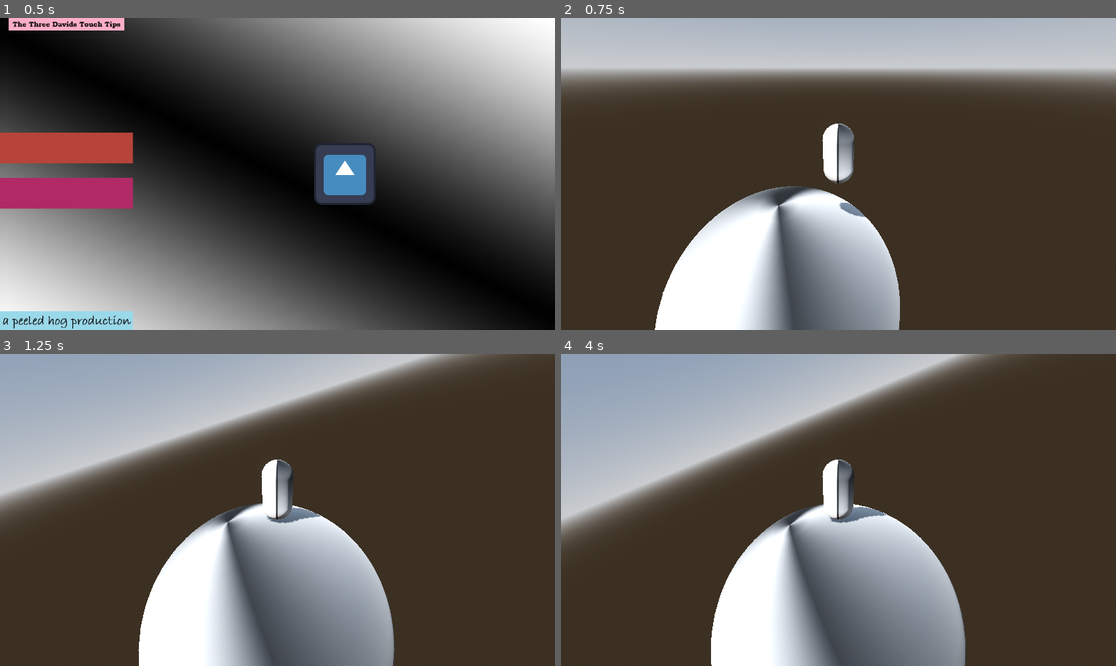
Above: before the commit, frames 1-4 (two rows, left to right).
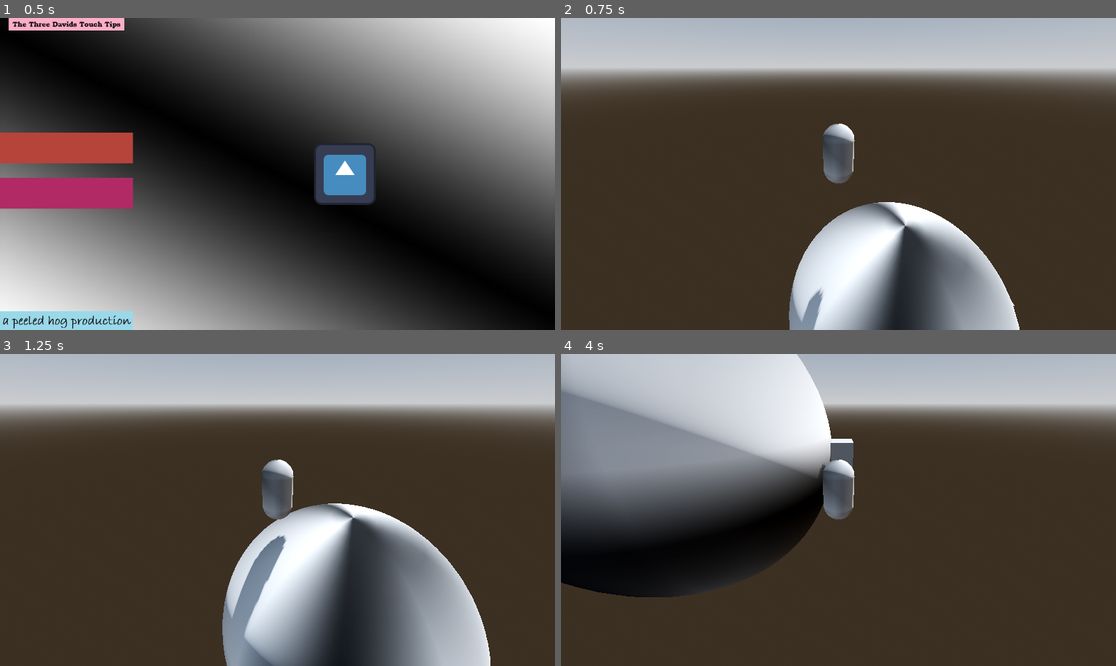
Above: after the commit, the same moments.

Repository: boner-cmd/effective-octo-pancake
Game: Godot game, scene res://Scenes/TitleScreen.tscn
The game is run twice, just before and just after one commit, with the same random seed, the same clock (stepped at 60 frames per second) and the same inputs. The engine's default icon, where the game draws it, is replaced by a stand-in: a white triangle on a blue panel in a dark square.
Inputs (mouse positions are in pixels of both pictures, inside the frame that each line leads up to):
- Up to frame 1 (0.5 s): no input
- Up to frame 2 (0.75 s): click (627, 149) at 0.5 s
- Up to frame 3 (1.25 s): no input
- Up to frame 4 (4 s): hold D (right) 1.28-2.03 s; tap Space (jump) at 1.35, 1.52, 1.82, 2.1, 2.27, 2.57, 2.85, 3.6, 3.77 s; hold S (down) 2.03-2.78 s; hold D (right) 2.78-3.53 s; hold W (up) from 3.53 s (still down)

Frame 1 is identical in both runs. In frame 2, 22% of the frame differs, in the area x 16-83%, y 33-100%; in frame 3, 49%; in frame 4, 58%, in the area x 0-100%, y 0-100%.

Commit message:
unfucking character controller AGAIN

Diff:
--- a/Character Scenes/character_body_3d.gd
+++ /dev/null
@@ -1,38 +0,0 @@
-extends CharacterBody3D
-
-@export var gravity_strength :float = -12
-@export var jump_impulse:= 3.0
-@export var planet : StaticBody3D
-
-var last_movement_direction := Vector3.FORWARD
-
-var grav_vector : Vector3 = Vector3(0,0,0)
-var player_vector : Vector3 = Vector3(0,0,0)
-var xform : Transform3D
-
-
-func grav_calc():
-	if planet:
-		grav_vector = planet.position - position
-		player_vector = position - planet.position
-		up_direction = -grav_vector
-	else:
-		grav_vector = Vector3(0.0, 0.0, 0.0)
-
-func align_with_floor(floor_normal):
-	xform = global_transform
-	xform.basis.y = floor_normal
-	xform.basis.x = -xform.basis.z.cross(floor_normal)
-	xform.basis = xform.basis.orthonormalized()
-
-func _physics_process(delta: float) -> void:
-
-	# Add the gravity.
-	grav_calc()
-	velocity = grav_vector
-	#align character with floor
-	if is_on_floor():
-		align_with_floor($RayCast3D.get_collision_normal())
-		global_transform = global_transform.interpolate_with(xform, 0.1)
-
-	move_and_slide()
--- /dev/null
+++ b/Character Scenes/player_character.gd
@@ -0,0 +1,28 @@
+extends CharacterBody3D
+
+
+const SPEED = 5.0
+const JUMP_VELOCITY = 4.5
+
+
+func _physics_process(delta: float) -> void:
+	# Add the gravity.
+	if not is_on_floor():
+		velocity += get_gravity() * delta
+
+	# Handle jump.
+	if Input.is_action_just_pressed("jump") and is_on_floor():
+		velocity.y = JUMP_VELOCITY
+
+	# Get the input direction and handle the movement/deceleration.
+	# As good practice, you should replace UI actions with custom gameplay actions.
+	var input_dir := Input.get_vector("left", "right", "up", "down")
+	var direction := (transform.basis * Vector3(input_dir.x, 0, input_dir.y)).normalized()
+	if direction:
+		velocity.x = direction.x * SPEED
+		velocity.z = direction.z * SPEED
+	else:
+		velocity.x = move_toward(velocity.x, 0, SPEED)
+		velocity.z = move_toward(velocity.z, 0, SPEED)
+
+	move_and_slide()
--- a/Character Scenes/player_character.tscn
+++ b/Character Scenes/player_character.tscn
@@ -1,6 +1,6 @@
 [gd_scene format=3 uid="uid://bdas7npc5wwhx"]
 
-[ext_resource type="Script" uid="uid://v0bkrv86k0dd" path="res://Character Scenes/character_body_3d.gd" id="1_0vv0x"]
+[ext_resource type="Script" uid="uid://cpmruqch2117x" path="res://Character Scenes/player_character.gd" id="1_0vv0x"]
 
 [sub_resource type="CapsuleShape3D" id="CapsuleShape3D_4chgf"]
 
@@ -21,7 +21,6 @@
 size = Vector3(0.2, 0.2, 0.2)
 
 [node name="CharacterBody3D" type="CharacterBody3D" unique_id=1611932631]
-collision_mask = 2
 script = ExtResource("1_0vv0x")
 
 [node name="CollisionShape3D" type="CollisionShape3D" parent="." unique_id=1831739463]
@@ -33,10 +32,12 @@
 mesh = SubResource("CapsuleMesh_ee4y8")
 
 [node name="MeshInstance3D2" type="MeshInstance3D" parent="." unique_id=921440727]
-transform = Transform3D(1, 0, 0, 0, 1, 0, 0, 0, 1, 0, 1.3463945, 0.4952407)
+transform = Transform3D(1, 0, 0, 0, 1, 0, 0, 0, 1, 0, 1.346, -0.495)
 mesh = SubResource("BoxMesh_0vv0x")
 
 [node name="RayCast3D" type="RayCast3D" parent="." unique_id=425421893]
 
-[node name="Camera3D" type="Camera3D" parent="." unique_id=2003731831]
-transform = Transform3D(-1, 4.0658044e-08, -7.7392926e-08, 0, 0.8852719, 0.46507382, 8.742278e-08, 0.46507382, -0.8852719, -1.9380114e-07, 3.5171385, -6.133759)
+[node name="Camera_Controller" type="Node3D" parent="." unique_id=10778862]
+
+[node name="Camera3D" type="Camera3D" parent="Camera_Controller" unique_id=2003731831]
+transform = Transform3D(1, 0, 0, 0, 0.8853936, 0.46484205, 0, -0.46484205, 0.8853936, 0, 3.517, 6.134)
--- a/Scenes/MainScene.tscn
+++ b/Scenes/MainScene.tscn
@@ -49,10 +49,8 @@
 [node name="WorldEnvironment" type="WorldEnvironment" parent="." unique_id=1445793124]
 environment = SubResource("Environment_ylgs7")
 
-[node name="PlayerCharacter" parent="." unique_id=700328766 node_paths=PackedStringArray("planet") instance=ExtResource("1_hpc76")]
+[node name="PlayerCharacter" parent="." unique_id=700328766 instance=ExtResource("1_hpc76")]
 transform = Transform3D(1, 0, 0, 0, 1, 0, 0, 0, 1, -2.6285563, 7.136212, 0)
-collision_mask = 1
-planet = NodePath("../TestPlanet")
 
 [node name="TestPlanet" type="StaticBody3D" parent="." unique_id=7469528]
 
--- a/project.godot
+++ b/project.godot
@@ -66,7 +66,7 @@
 [physics]
 
 3d/physics_engine="Jolt Physics"
-3d/default_gravity=0.0
+3d/default_gravity=9.799999999999997
 
 [rendering]
 
Not shown, removed: Character Scenes/character_body_3d.gd.uid
Not shown, added: Character Scenes/player_character.gd.uid
